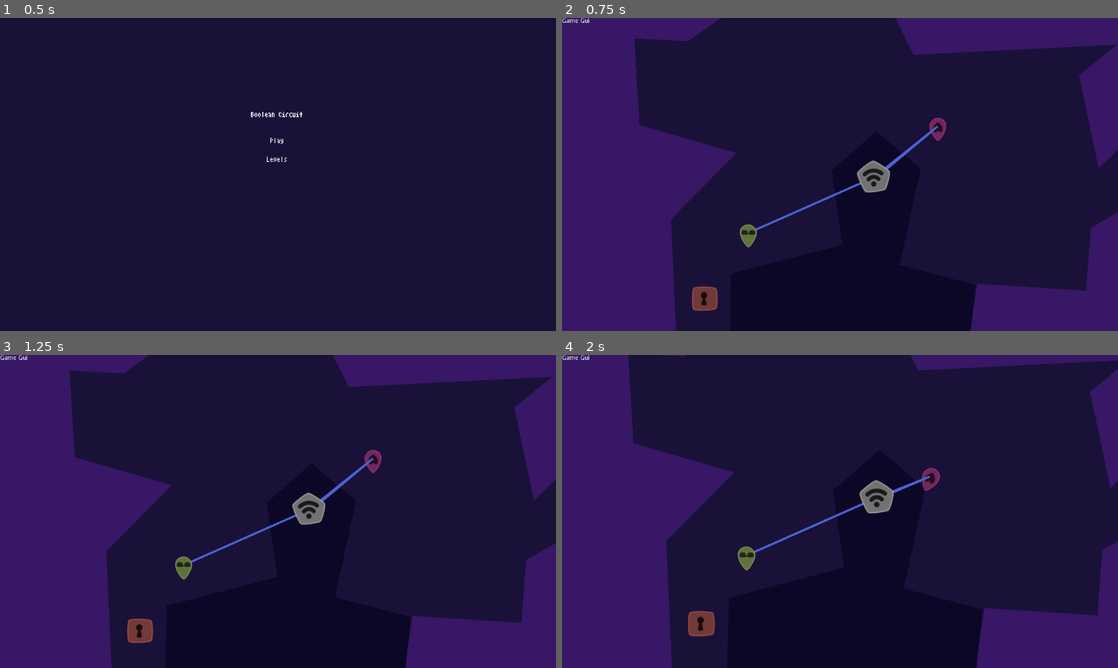
Above: before the commit, frames 1-4 (two rows, left to right).
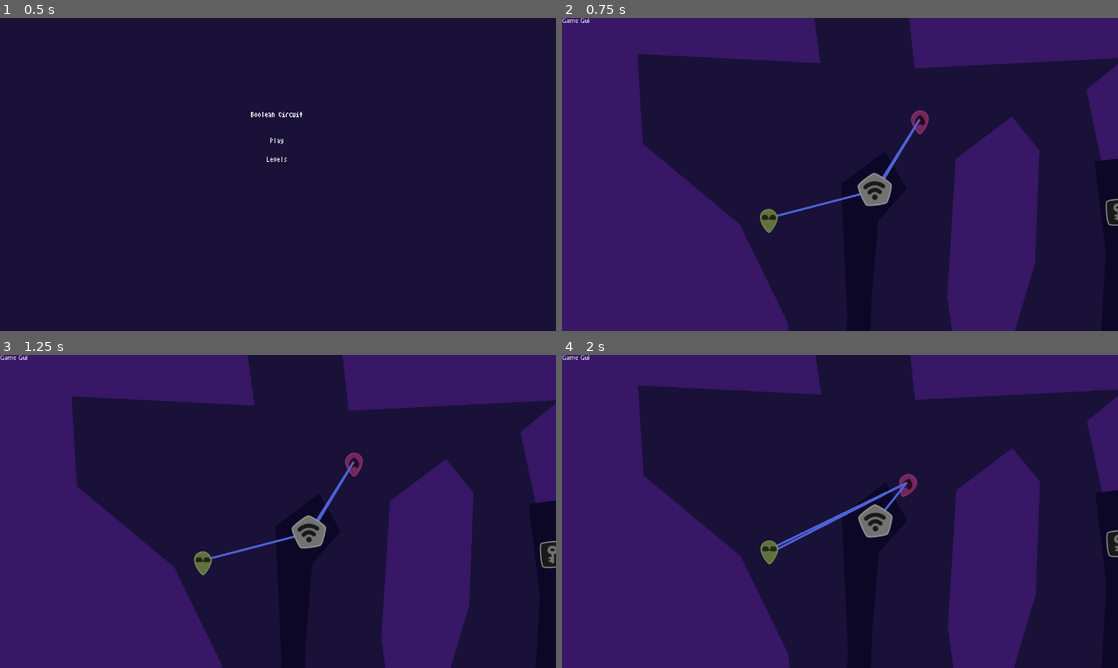
Above: after the commit, the same moments.

Repository: jacobabarbary/BooleanCircuit
Game: Godot game, scene res://game.tscn
Same seed, same stepped clock (60 frames per second), same inputs: the game is played once before the commit and once after it.
Inputs:
- Up to frame 1 (0.5 s): no input
- Up to frame 2 (0.75 s): click "Play" at 0.5 s
- Up to frame 3 (1.25 s): no input
- Up to frame 4 (2 s): tap S (Player2Action) at 1.35 s

Frame 1 is identical in both runs. In frame 2, 27% of the frame differs, in the area x 13-100%, y 0-100%; in frame 3, 29%; in frame 4, 31%, in the area x 11-100%, y 0-100%.

Commit message:
test level

Diff:
--- a/level/level_1.tscn
+++ b/level/level_1.tscn
@@ -18,41 +18,41 @@
 
 [node name="Walls" type="Node2D" parent="."]
 
-[node name="Wall" parent="Walls" instance=ExtResource( 6 )]
-
-[node name="CollisionPolygon2D" parent="Walls/Wall" index="0"]
-position = Vector2( 1112.42, 494.407 )
-polygon = PoolVector2Array( 24.8722, -151.566, 33.9161, 158.945, -345.933, 158.945, -326.337, 30.8217, -118.325, 44.3878, -109.281, -76.1992 )
-
 [node name="Wall2" parent="Walls" instance=ExtResource( 6 )]
 
 [node name="CollisionPolygon2D" parent="Walls/Wall2" index="0"]
-polygon = PoolVector2Array( 1052.88, 68.5052, 663.983, 88.1006, 576.558, -89.7652, 1153.87, -67.1552, 1125.23, 65.4905, 1117.69, 208.688, 1018.21, 305.157, 980.524, 127.291 )
+polygon = PoolVector2Array( 1052.88, 68.5052, 663.983, 88.1006, 644.87, -89.6658, 1153.87, -67.1552, 1125.23, 65.4905, 1117.69, 208.688, 1018.21, 305.157, 980.524, 127.291 )
 
 [node name="Wall3" parent="Walls" instance=ExtResource( 6 )]
 
 [node name="CollisionPolygon2D" parent="Walls/Wall3" index="0"]
-position = Vector2( -658.707, 482.348 )
-polygon = PoolVector2Array( 1045.34, -529.908, 590.124, -535.937, 558.47, -407.813, 590.124, -125.941, 618.763, 74.5346, 588.202, 212.504, 870.462, 175.76, 858.771, -79.7775, 984.035, -206.711, 798.645, -260.157, 788.624, -425.505, 892.175, -420.494 )
+position = Vector2( -634.907, 487.108 )
+polygon = PoolVector2Array( 1105.24, -556.147, 590.124, -535.937, 558.47, -407.813, 590.124, -125.941, 618.763, 74.5346, 588.202, 212.504, 1083.85, 244.629, 1065.19, 68.5107, 977.711, -111.107, 798.645, -260.157, 788.624, -425.505, 1125.87, -408.587 )
+
+[node name="Wall4" parent="Walls" instance=ExtResource( 6 )]
+
+[node name="CollisionPolygon2D" parent="Walls/Wall4" index="0"]
+position = Vector2( -634.907, 487.108 )
+polygon = PoolVector2Array( 1374.98, -232.466, 1359.11, 19.8142, 1373.39, 122.948, 1467, 140.401, 1520.95, -40.4793, 1528.88, -248.333, 1478.11, -310.213 )
 
 [node name="Fencing" type="Node2D" parent="."]
 
 [node name="Fence" parent="Fencing" instance=ExtResource( 1 )]
 
 [node name="CollisionPolygon2D" parent="Fencing/Fence" index="0"]
-polygon = PoolVector2Array( 529.09, 549.545, 509.048, 407.58, 594.227, 332.422, 679.406, 404.239, 639.322, 587.959, 784.627, 626.373, 771.266, 749.966, 313.637, 746.626, 316.977, 604.661 )
+polygon = PoolVector2Array( 611.634, 338.901, 530.713, 399.194, 541.82, 645.128, 533.887, 826.009, 644.954, 845.049, 932.141, 856.155, 1038.45, 722.875, 1071.77, 488.048, 1067.01, 408.714, 1049.55, 351.594, 997.194, 357.941, 1017.82, 526.128, 1008.3, 691.142, 952.768, 795.862, 840.114, 813.315, 706.834, 810.142, 581.487, 773.649, 586.247, 616.568, 598.94, 467.421, 651.3, 408.714 )
 
 [node name="Players" type="Node2D" parent="."]
 
 [node name="player" parent="Players" instance=ExtResource( 3 )]
-position = Vector2( 710.041, 224.828 )
+position = Vector2( 673.548, 181.988 )
 rotation = -0.0222921
 physics_material_override = SubResource( 1 )
 skin = 6
 color = Color( 1, 0.341176, 0.819608, 1 )
 
 [node name="player2" parent="Players" instance=ExtResource( 3 )]
-position = Vector2( 347.926, 428.452 )
+position = Vector2( 395.526, 363.399 )
 physics_material_override = SubResource( 1 )
 skin = 2
 color = Color( 0.843137, 0.988235, 0.552941, 1 )
@@ -62,21 +62,21 @@
 position = Vector2( 514.415, 300.632 )
 
 [node name="Tower" parent="." instance=ExtResource( 2 )]
-position = Vector2( 587.681, 322.408 )
+position = Vector2( 590.854, 312.888 )
 
 [node name="trigger" parent="." instance=ExtResource( 8 )]
-position = Vector2( 543.302, -380.683 )
+position = Vector2( 1039.35, 352.526 )
 type = 1
 
 [node name="door" parent="." groups=[
 "triggered",
 ] instance=ExtResource( 7 )]
-position = Vector2( 264.353, 553.794 )
-
-[editable path="Walls/Wall"]
+position = Vector2( 482.46, 647.102 )
 
 [editable path="Walls/Wall2"]
 
 [editable path="Walls/Wall3"]
 
+[editable path="Walls/Wall4"]
+
 [editable path="Fencing/Fence"]
